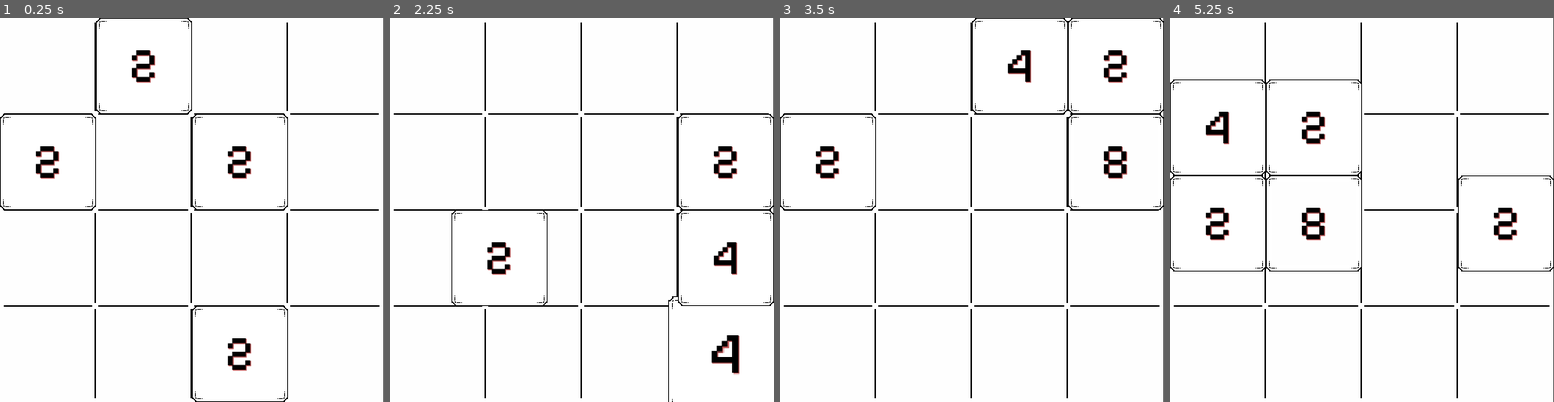
Above: before the commit, frames 1-4 (left to right).
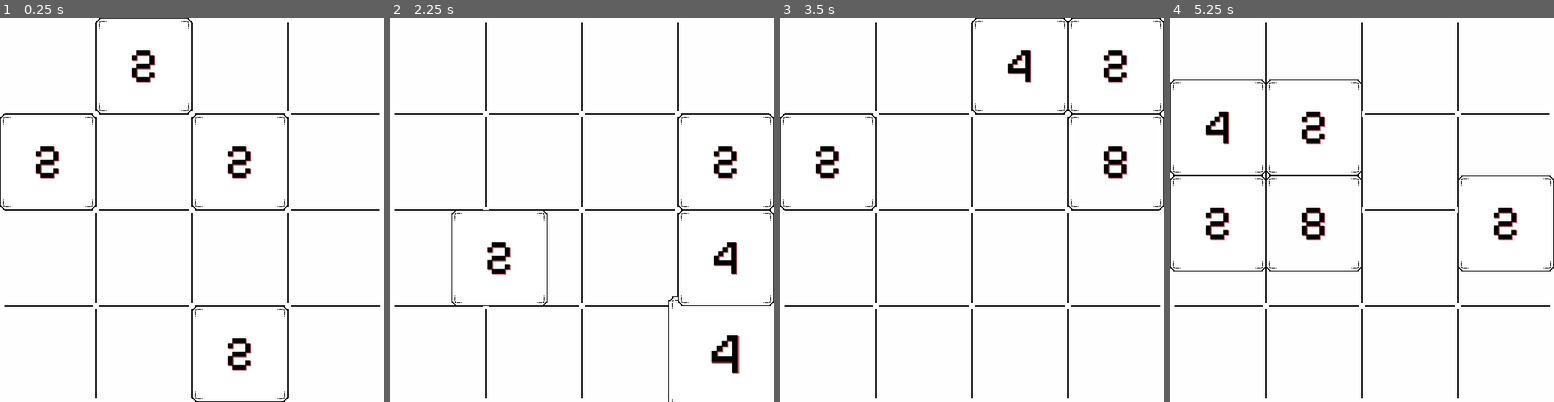
Above: after the commit, the same moments.

Repository: Rac0lW/2048ExGodot
Game: Godot game, scene res://Scenes/main.tscn
The game is run twice, just before and just after one commit, with the same random seed, the same clock (stepped at 60 frames per second) and the same inputs.
Inputs:
- Up to frame 1 (0.25 s): no input
- Up to frame 2 (2.25 s): tap Enter at 0.5 s; hold D (RIGHT) 0.53-1.28 s; hold S (DOWN) 1.28-2.03 s; hold D (RIGHT) from 2.03 s (still down)
- Up to frame 3 (3.5 s): release D (RIGHT) at 2.78 s; hold W (UP) from 2.78 s (still down)
- Up to frame 4 (5.25 s): release W (UP) at 3.53 s; hold A (LEFT) 3.53-5.03 s; tap Space at 5 s; hold S (DOWN) from 5.03 s (still down)

The runs differ from the first frame. In frame 1, 1.0% of the frame differs, in the area x 0-100%, y 0-100%; in frame 2, 1.0%; in frame 3, 1.0%; in frame 4, 1.0%.

Commit message:
improve the audio effect and fix the postion problem of the tiles scene

Diff:
--- a/Scenes/BlockManager.gd
+++ b/Scenes/BlockManager.gd
@@ -15,18 +15,27 @@
 
 
 func _ready():
+	valueInitial()
+	genStart()
+
+func _process(delta):
+	checkisLost()
+
+func checkisLost():
+	if get_child_count() >= 16:
+		pass
+	#TODO lose animation
+
+func valueInitial():
 	rows = init_settings.rows
 	cols = init_settings.cols
 	width = init_settings.width
-	genStart()
-
 
 func genStart():
 	generateRandomBlock()
 	generateRandomBlock()
 	generateRandomBlock()
 	generateRandomBlock()
-
 
 func generateRandomBlock():
 	var pos = Vector2(randi_range(0, rows - 1), randi_range(0, cols - 1))
@@ -41,7 +50,6 @@
 	add_child(blockInstance)
 	#TODO add some animation for the generation
 
-
 func _on_input_gen():
 	l_timer.start()
 	#await timer.timeout
--- a/Scenes/block.tscn
+++ b/Scenes/block.tscn
@@ -1,10 +1,11 @@
-[gd_scene load_steps=7 format=3 uid="uid://b0iotvnx0cr7h"]
+[gd_scene load_steps=8 format=3 uid="uid://b0iotvnx0cr7h"]
 
 [ext_resource type="Script" path="res://block.gd" id="1_swyxo"]
 [ext_resource type="Shader" path="res://Scenes/block.gdshader" id="2_f07hk"]
 [ext_resource type="Texture2D" uid="uid://cyedku21y1thi" path="res://Assets/images/white128.png" id="3_eh3gl"]
 [ext_resource type="FontFile" uid="uid://dy7kdgjt43bvs" path="res://Assets/Pixelify_Sans/PixelifySans-VariableFont_wght.ttf" id="3_ju6aj"]
 [ext_resource type="AudioStream" uid="uid://ow18ptx727sh" path="res://Assets/sfx/pop_0.mp3" id="5_4554n"]
+[ext_resource type="AudioStream" uid="uid://cxukmwrhh08rd" path="res://Assets/sfx/swipe_0.mp3" id="6_1mhbj"]
 
 [sub_resource type="ShaderMaterial" id="ShaderMaterial_gc7jx"]
 shader = ExtResource("2_f07hk")
@@ -57,3 +58,7 @@
 
 [node name="AudioStreamPlayer2D" type="AudioStreamPlayer2D" parent="."]
 stream = ExtResource("5_4554n")
+
+[node name="AudioStreamPlayer2D2" type="AudioStreamPlayer2D" parent="."]
+stream = ExtResource("6_1mhbj")
+volume_db = -25.0
--- a/Scenes/main.tscn
+++ b/Scenes/main.tscn
@@ -27,7 +27,7 @@
 
 [node name="tiles" parent="." instance=ExtResource("5_1tju8")]
 z_index = -1
-position = Vector2(255, 256)
+position = Vector2(256, 256)
 
 [connection signal="gen" from="Input" to="BlockManager" method="_on_input_gen"]
 [connection signal="timeout" from="Input/Timer" to="Input" method="_on_timer_timeout"]
--- a/block.gd
+++ b/block.gd
@@ -9,6 +9,7 @@
 @onready var audio_stream_player_2d = $AudioStreamPlayer2D
 #@onready var label = $Label
 @onready var label = $Icon/ColorRect/Label
+@onready var audio_stream_player_2d_2 = $AudioStreamPlayer2D2
 
 
 #@onready var label = $Label
@@ -35,7 +36,7 @@
 		position = pos * width
 		return
 	var tween = get_tree().create_tween()
-	audio_stream_player_2d.play()
+	audio_stream_player_2d_2.play()
 	tween.tween_property(self, "position", pos * width, 0.5).set_trans(Tween.TRANS_QUAD)
 	if isDie:
 		Delete()
@@ -48,15 +49,18 @@
 	label.text = str(value)
 	var temp = 1 - float(value) / 2048.
 	color_rect.set_color(Color(temp, temp, temp, 1))
+	mergeAnimationPlay()
 
+
+func mergeAnimationPlay():
 	if not is_inside_tree():
 		return
 	var tween = get_tree().create_tween()
-	tween.tween_property(icon, "scale", Vector2(1.2, 1.2), 0.2).set_trans(Tween.TRANS_BACK).set_ease(Tween.EASE_IN)
-	tween.tween_property(color_rect, "scale", Vector2(1.1, 1.1), 0.1).set_trans(Tween.TRANS_BACK).set_ease(Tween.EASE_IN)
-	tween.tween_property(color_rect, "scale", Vector2(1.0, 1.0), 0.1).set_trans(Tween.TRANS_BACK).set_ease(Tween.EASE_OUT)
-	tween.tween_property(icon, "scale", Vector2(1.0, 1.0), 0.2).set_trans(Tween.TRANS_BACK).set_ease(Tween.EASE_OUT)
-
+	audio_stream_player_2d.play()
+	tween.tween_property(icon, "scale", Vector2(1.2, 1.2), 0.1).set_trans(Tween.TRANS_BACK).set_ease(Tween.EASE_IN)
+	tween.tween_property(color_rect, "scale", Vector2(1.1, 1.1), 0.07).set_trans(Tween.TRANS_BACK).set_ease(Tween.EASE_IN)
+	tween.tween_property(color_rect, "scale", Vector2(1.0, 1.0), 0.07).set_trans(Tween.TRANS_BACK).set_ease(Tween.EASE_OUT)
+	tween.tween_property(icon, "scale", Vector2(1.0, 1.0), 0.1).set_trans(Tween.TRANS_BACK).set_ease(Tween.EASE_OUT)
 
 func erase():
 	queue_free()
